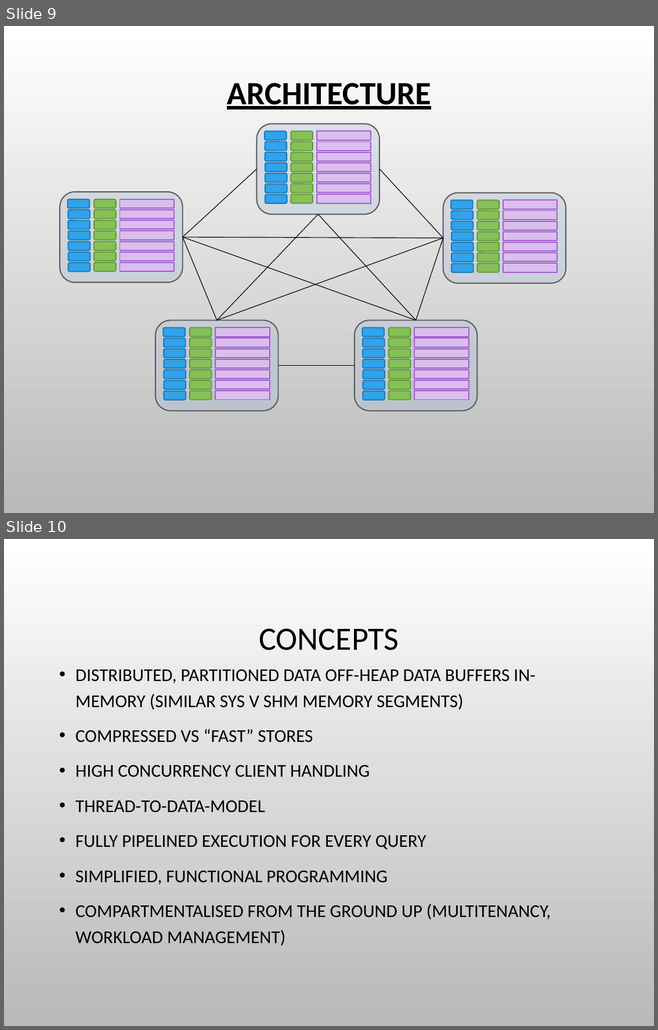
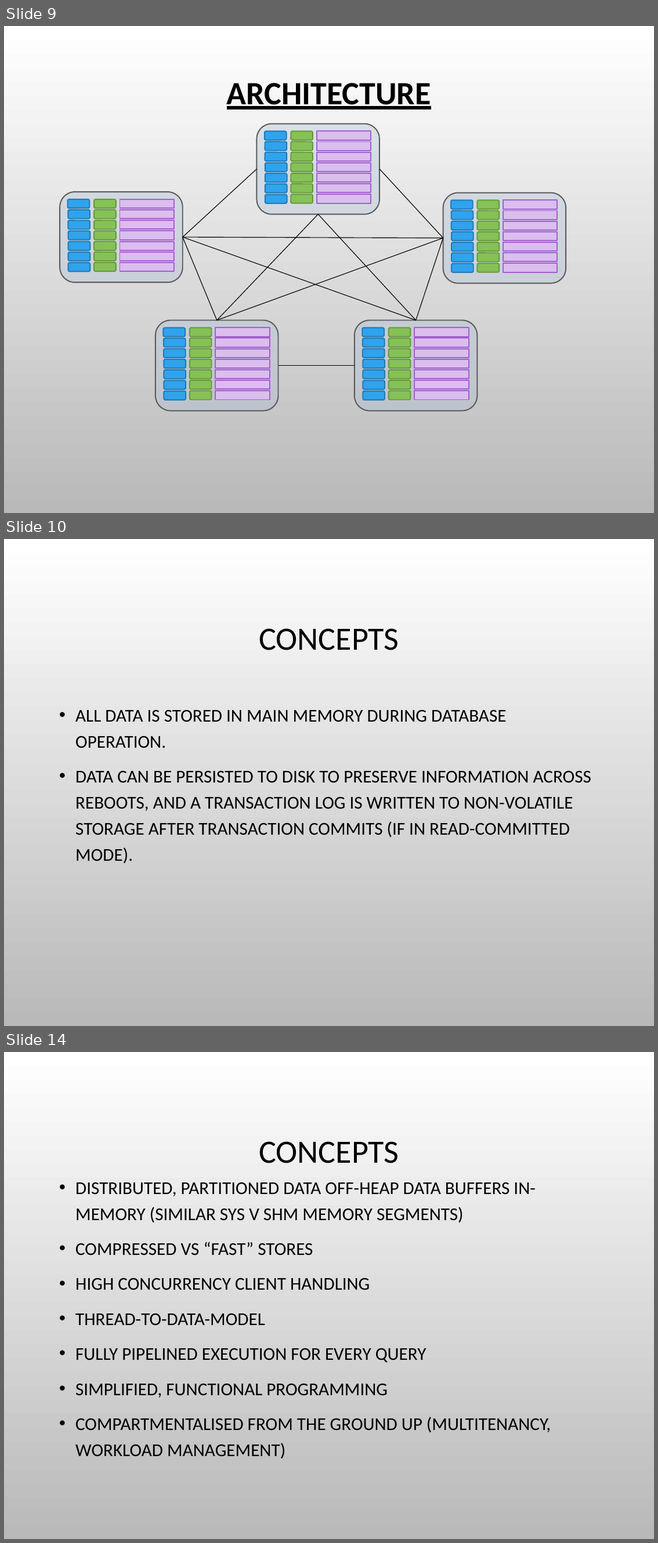
Before and after one commit to charlesduffy/erlysql, a slide deck: doc/Pitch1.pptx. Shown one above the other, each under a label of ours: slides 9 and 10 before the commit, slides 9, 10 and 14 after it; the slides between them are not shown. The pictures are 658x1030 and 658x1543 pixels, drawn with LibreOffice and Linux fonts; fonts in the diff are those of the drawing; background and template pictures are left out. Boxes give left, top, right and bottom in pixels: in the first picture for what was removed or moved away, otherwise in the second. Text is boxed around its words. In the diff, an @@ line names an element or a change of style, - is before the commit and + after.

```diff
--- a/doc/Pitch1.pptx
+++ b/doc/Pitch1.pptx
@@ slide 10 added at box(4, 539, 654, 1026), background picture (left out) @@
@@ title added at box(259, 628, 398, 650), 36 pt, text #000000 @@
+CONCEPTS
@@ text added at box(75, 710, 591, 863), 20 pt, text #000000 @@
+• ALL DATA IS STORED IN MAIN MEMORY DURING DATABASE OPERATION.
+• DATA CAN BE PERSISTED TO DISK TO PRESERVE INFORMATION ACROSS REBOOTS, AND A TRANSACTION LOG IS WRITTEN TO NON-VOLATILE STORAGE AFTER TRANSACTION COMMITS (IF IN READ-COMMITTED MODE).
@@ what was slide 10 is now slide 14 @@
```
Also in this commit, not shown: 1 slide changed, 3 other slides added.
